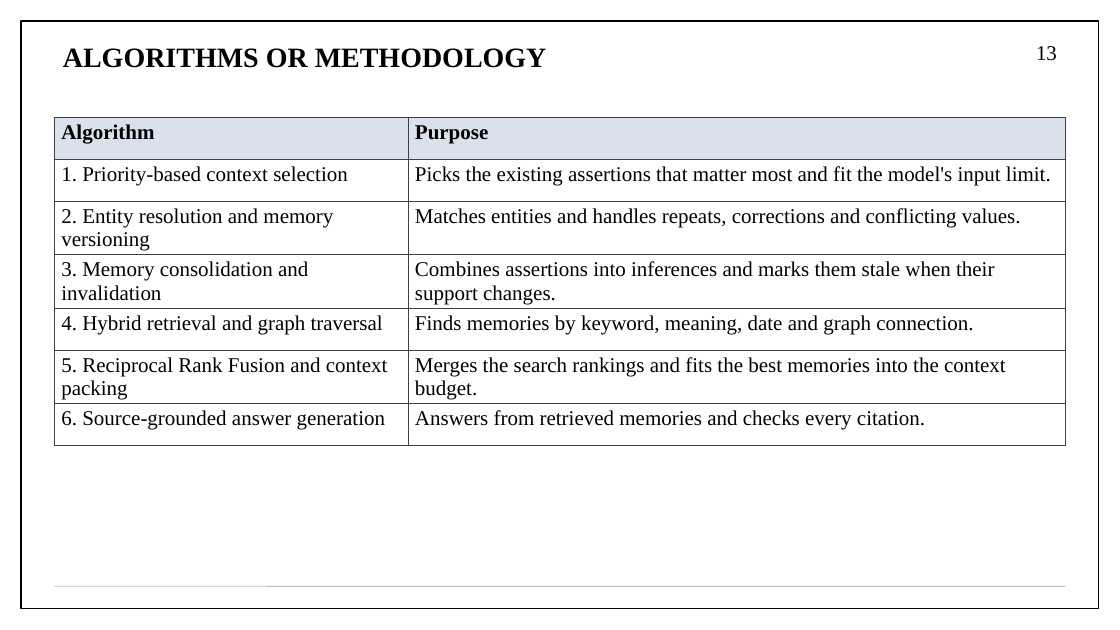
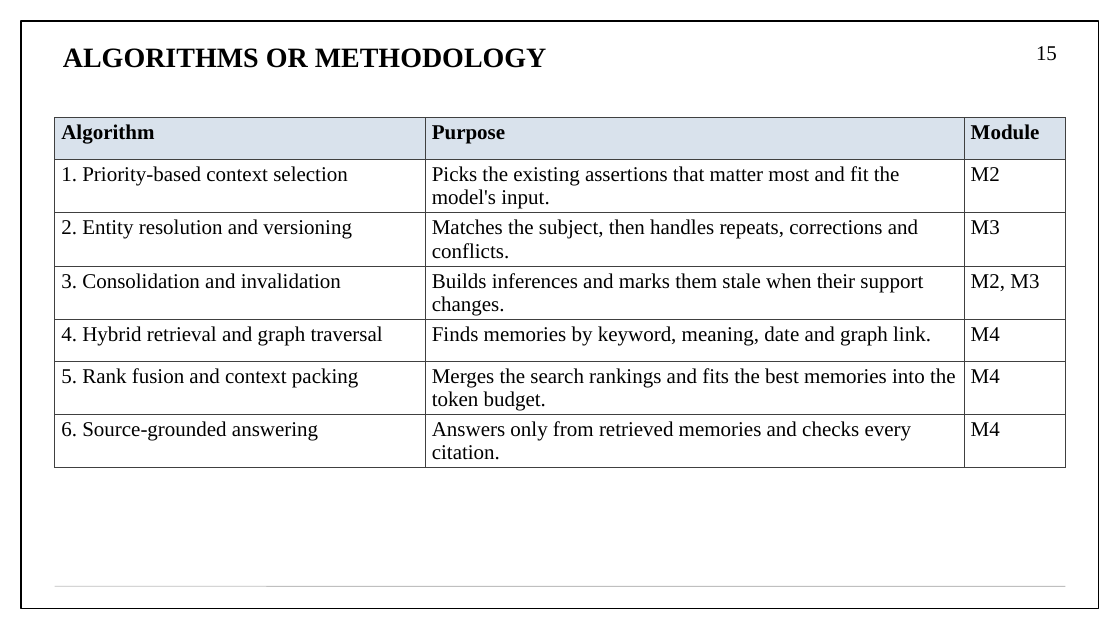
Before and after one commit to aryaniyaps/sdp-2026, a slide deck: slide 15 of P1_R2_13.pptx (slide 13 before the commit). Drawn at 1120x630 pixels with LibreOffice and Linux fonts; fonts in the diff are those of the drawing. Boxes give left, top, right and bottom in pixels: in the first picture for what was removed or moved away, otherwise in the second. Text is boxed around its words. In the diff, an @@ line names an element or a change of style, - is before the commit and + after.

Commit message:
Add a walkthrough and key terms to the review deck
The problem statement drops its example. A key-terms slide and the Maya
walkthrough now sit beside the architecture, the gaps are numbered and
the objectives point back to them, and each module and algorithm slide
links to the next. The results end with what is still missing, and a
short conclusion closes the deck. The text was rewritten after a
cold read for terms used before they were explained.

```diff
--- a/P1_R2_13.pptx
+++ b/P1_R2_13.pptx
@@ page number at bbox=[1036, 46, 1057, 61]: text changed @@
-13
+15
@@ table at bbox=[55, 118, 1065, 464] @@
-column 1: Algorithm | 1. Priority-based context selection | 2. Entity resolution and memory versioning | 3. Memory consolidation and invalidation | 4. Hybrid retrieval and graph traversal | 5. Reciprocal Rank Fusion and context packing | 6. Source-grounded answer generation
-column 2: Purpose | Picks the existing assertions that matter most and fit the model's input limit. | Matches entities and handles repeats, corrections and conflicting values. | Combines assertions into inferences and marks them stale when their support changes. | Finds memories by keyword, meaning, date and graph connection. | Merges the search rankings and fits the best memories into the context budget. | Answers from retrieved memories and checks every citation.
+column 1: Algorithm | 1. Priority-based context selection | 2. Entity resolution and versioning | 3. Consolidation and invalidation | 4. Hybrid retrieval and graph traversal | 5. Rank fusion and context packing | 6. Source-grounded answering
+column 2: Purpose | Picks the existing assertions that matter most and fit the model's input. | Matches the subject, then handles repeats, corrections and conflicts. | Builds inferences and marks them stale when their support changes. | Finds memories by keyword, meaning, date and graph link. | Merges the search rankings and fits the best memories into the token budget. | Answers only from retrieved memories and checks every citation.
+column 3: Module | M2 | M3 | M2, M3 | M4 | M4 | M4
```
Also in this commit, not shown: 23 other slides changed, 4 slides added, 1 slide removed, 1 other file.
